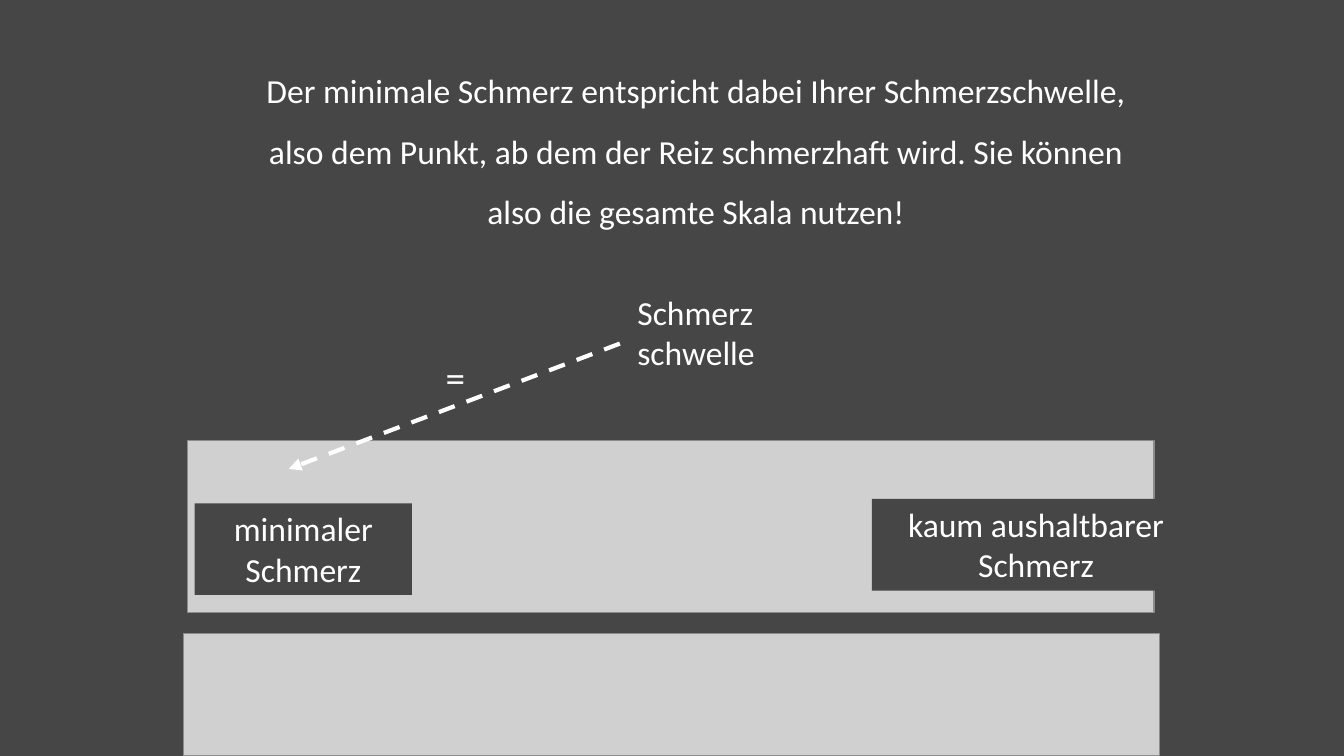
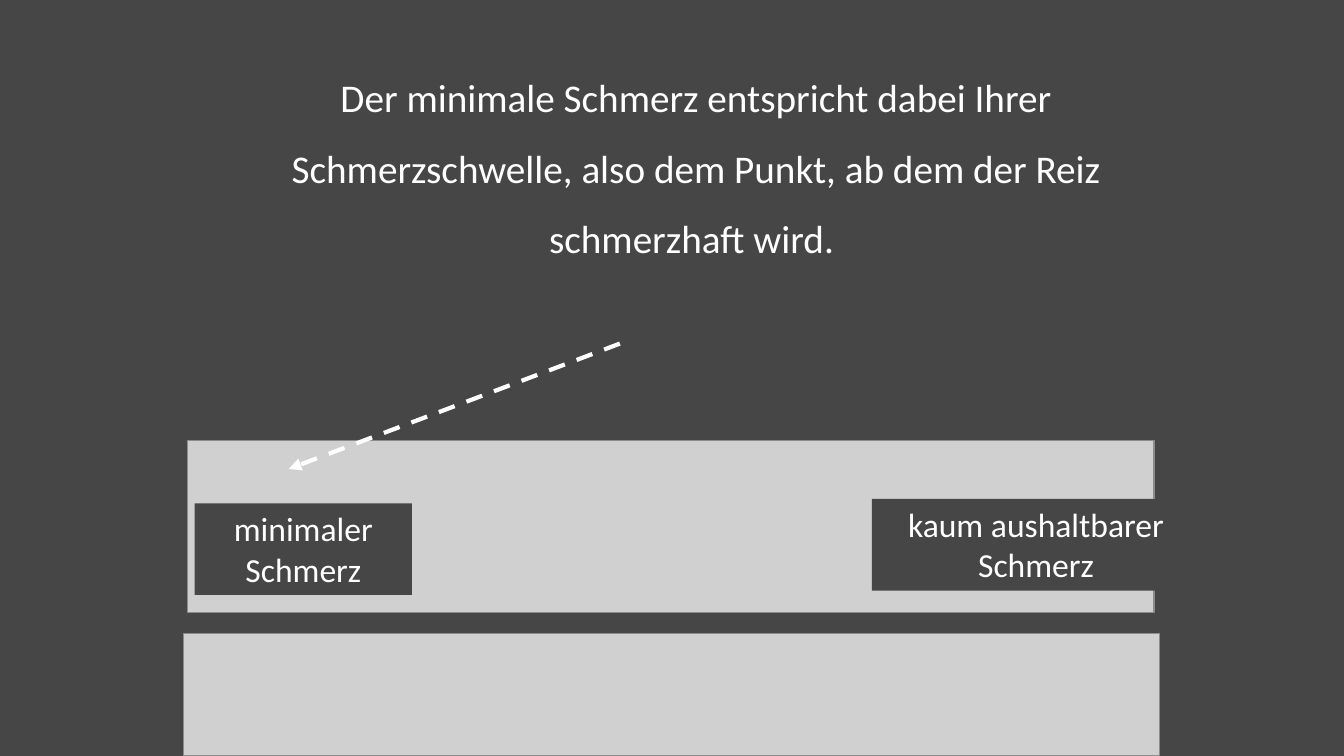
Before and after one commit to Nian-Jingqing/PEEP_fMRI, a slide deck: slide 11 of utils/img/VAS_Paradigm_Visuals.pptx. Drawn at 1344x756 pixels with LibreOffice and Linux fonts; fonts in the diff are those of the drawing; grey boxes stand for pictures. Boxes give left, top, right and bottom in pixels: in the first picture for what was removed or moved away, otherwise in the second. Text is boxed around its words. In the diff, an @@ line names an element or a change of style, - is before the commit and + after.

```diff
--- a/utils/img/VAS_Paradigm_Visuals.pptx
+++ b/utils/img/VAS_Paradigm_Visuals.pptx
@@ text at <box>292,85,1100,254</box>: text changed; size 24 to 28 pt @@
-Der minimale Schmerz entspricht dabei Ihrer Schmerzschwelle, also dem Punkt, ab dem der Reiz schmerzhaft wird. Sie können also die gesamte Skala nutzen!
+Der minimale Schmerz entspricht dabei Ihrer Schmerzschwelle, also dem Punkt, ab dem der Reiz schmerzhaft wird.
@@ text removed at <box>627,286,775,376</box> @@
-Schmerzschwelle
@@ text removed at <box>436,349,554,406</box> @@
-=
```
Also in this commit, not shown: 2 other slides changed, 1 slide added, 1 slide removed, 17 other files.
